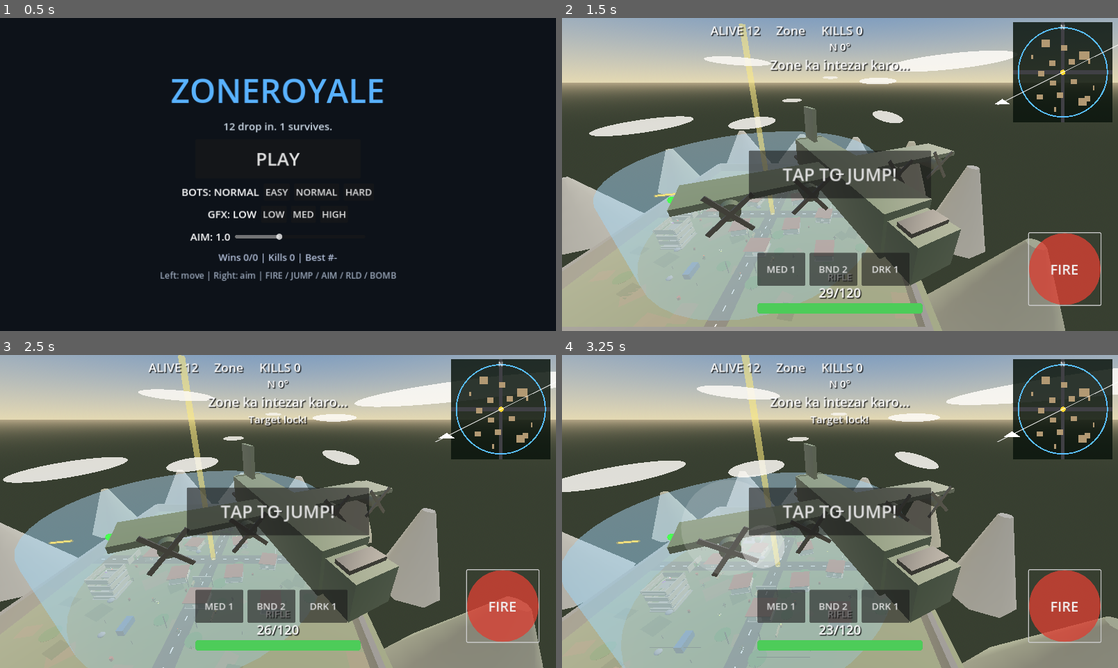
Above: before the commit, frames 1-4 (two rows, left to right).
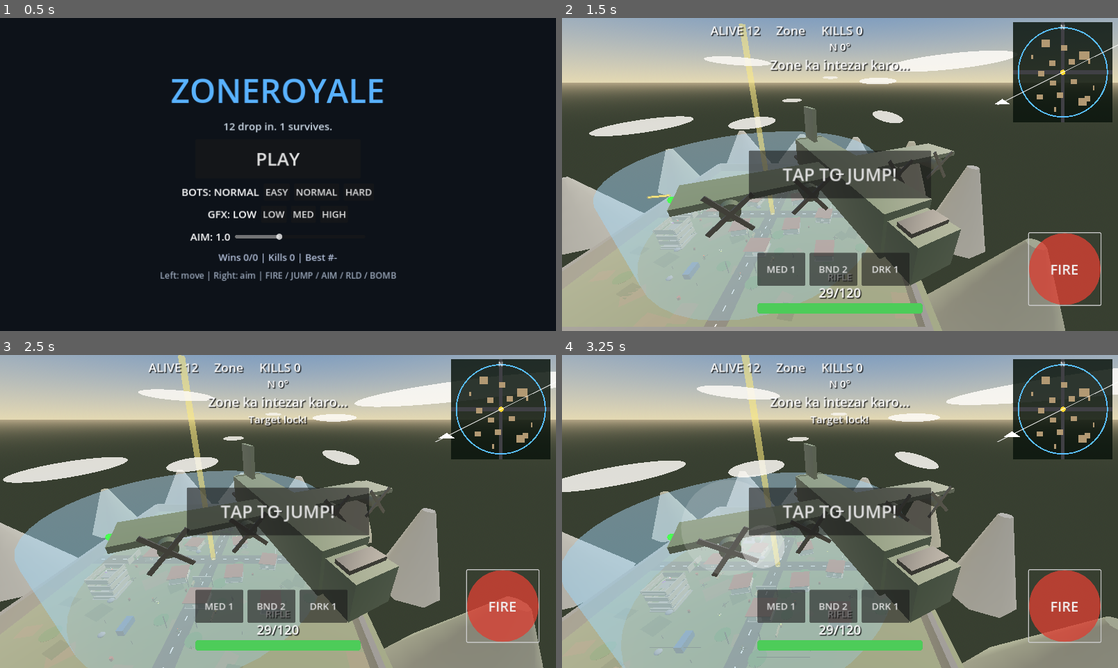
Above: after the commit, the same moments.

Repository: Srizvi786/Zonearina
Game: Godot game, scene res://scenes/main_menu.tscn
Two runs of this game, one before a commit and one after it. Both use one fixed random seed, a clock stepped at 60 frames per second and the inputs below.
Inputs (mouse positions are in pixels of both pictures, inside the frame that each line leads up to):
- Up to frame 1 (0.5 s): no input
- Up to frame 2 (1.5 s): click "PLAY" at 0.5 s; click "FIRE" at 1.25 s
- Up to frame 3 (2.5 s): drag from (500, 408) to (333, 442) at 2.02 s
- Up to frame 4 (3.25 s): drag from (728, 527) to (812, 574) at 2.77 s

Frame 1 is identical in both runs. In frame 2, less than 0.1% of the frame differs, in the area x 15-50%, y 55-83%; in frame 3, less than 0.1%, in the area x 8-51%, y 58-90%; in frame 4, less than 0.1%.

Commit message:
fix: visible gun in hands, stop stuck fire, bot spray/cover balance

Diff:
--- a/scripts/arena.gd
+++ b/scripts/arena.gd
@@ -915,7 +915,7 @@
 	for b in bullet_pool:
 		if not b.active:
 			return b
-	if bullet_pool.size() >= 48:
+	if bullet_pool.size() >= 32:
 		return null
 	var nb = Fighter.BULLET_SCENE.instantiate()
 	add_child(nb)
--- a/scripts/autoload/settings.gd
+++ b/scripts/autoload/settings.gd
@@ -50,10 +50,10 @@
 func bot_mult() -> Dictionary:
 	match difficulty:
 		0:
-			return {"dmg": 0.55, "err": 2.2, "burst": 1.6}
+			return {"dmg": 0.5, "err": 2.6, "burst": 1.8}
 		2:
-			return {"dmg": 1.35, "err": 0.55, "burst": 0.7}
-	return {"dmg": 1.0, "err": 1.0, "burst": 1.0}
+			return {"dmg": 1.2, "err": 0.7, "burst": 0.75}
+	return {"dmg": 0.9, "err": 1.4, "burst": 1.2}
 
 
 func diff_name() -> String:
--- a/scripts/bullet.gd
+++ b/scripts/bullet.gd
@@ -45,7 +45,7 @@
 	dir = d.normalized()
 	damage = dmg
 	shooter = s
-	life = 2.0
+	life = 0.55
 	active = true
 	visible = true
 	if dir.length() > 0.01:
--- a/scripts/fighter.gd
+++ b/scripts/fighter.gd
@@ -11,9 +11,9 @@
 const BULLET_SCENE := preload("res://scenes/bullet.tscn")
 
 const GUNS := {
-	"rifle": {"dmg": 14.0, "interval": 0.14, "mag": 30, "auto": true, "spread": 0.018, "sound": "rifle", "range": 120.0},
-	"smg": {"dmg": 9.0, "interval": 0.085, "mag": 40, "auto": true, "spread": 0.045, "sound": "smg", "range": 70.0},
-	"sniper": {"dmg": 55.0, "interval": 1.15, "mag": 5, "auto": false, "spread": 0.0, "sound": "sniper", "range": 200.0},
+	"rifle": {"dmg": 14.0, "interval": 0.16, "mag": 30, "auto": true, "spread": 0.02, "sound": "rifle", "range": 110.0},
+	"smg": {"dmg": 9.0, "interval": 0.11, "mag": 40, "auto": true, "spread": 0.05, "sound": "smg", "range": 65.0},
+	"sniper": {"dmg": 55.0, "interval": 1.2, "mag": 5, "auto": false, "spread": 0.0, "sound": "sniper", "range": 200.0},
 }
 
 var is_player := false
@@ -239,21 +239,23 @@
 		else:
 			leg_r = hip
 
-	# --- Weapon in hands (visible rifle) ---
+	# --- Weapon held in both hands (visible rifle) ---
 	gun_root = Node3D.new()
-	gun_root.position = Vector3(0.2, 1.22, -0.2)
+	# Aligned with aiming hand pose (hands ~y1.1 z-0.75 when arms forward)
+	gun_root.position = Vector3(0.0, 1.12, -0.55)
+	gun_root.rotation.x = 0.08
+	gun_root.scale = Vector3(1.15, 1.15, 1.15)
 	visual.add_child(gun_root)
-	_build_weapon_mesh(gun_root)
 
 	muzzle = Marker3D.new()
-	muzzle.position = Vector3(0.0, 0.05, -0.95)
+	muzzle.position = Vector3(0.0, 0.05, -1.05)
 	gun_root.add_child(muzzle)
 
 	# Muzzle flash
 	flash_m = MeshInstance3D.new()
 	var fs := SphereMesh.new()
-	fs.radius = 0.18
-	fs.height = 0.35
+	fs.radius = 0.2
+	fs.height = 0.4
 	flash_m.mesh = fs
 	var fm := StandardMaterial3D.new()
 	fm.albedo_color = Color(1, 0.85, 0.35)
@@ -262,9 +264,10 @@
 	fm.emission_energy_multiplier = 6.0
 	fm.shading_mode = BaseMaterial3D.SHADING_MODE_UNSHADED
 	flash_m.material_override = fm
-	flash_m.position = Vector3(0, 0.05, -1.0)
+	flash_m.position = Vector3(0, 0.05, -1.1)
 	flash_m.visible = false
 	gun_root.add_child(flash_m)
+	_build_weapon_mesh(gun_root)
 
 	# Collision capsule (human height ~1.75)
 	col = CollisionShape3D.new()
@@ -289,38 +292,42 @@
 
 
 func _build_weapon_mesh(root: Node3D) -> void:
-	var gun_c := _mat(Color(0.1, 0.1, 0.11), 0.45, 0.55)
-	var metal := _mat(Color(0.2, 0.2, 0.22), 0.3, 0.75)
-	var wood := _mat(Color(0.3, 0.18, 0.1), 0.7)
-	# Clear old
+	# Brighter metals so gun reads clearly on mobile
+	var gun_c := _mat(Color(0.18, 0.18, 0.2), 0.4, 0.5)
+	var metal := _mat(Color(0.45, 0.45, 0.5), 0.3, 0.85)
+	var wood := _mat(Color(0.4, 0.26, 0.14), 0.65)
+	var black := _mat(Color(0.08, 0.08, 0.09), 0.5, 0.4)
+	# Clear old mesh parts only (keep muzzle/flash markers)
 	for c in root.get_children():
 		if c is MeshInstance3D or c is Marker3D:
 			if c != muzzle and c != flash_m:
 				c.queue_free()
 	match gun:
 		"sniper":
-			_box(root, Vector3(0.07, 0.1, 1.3), Vector3(0, 0.05, -0.35), gun_c)
-			_box(root, Vector3(0.06, 0.08, 0.35), Vector3(0, 0.05, 0.35), wood)
-			_cyl(root, 0.025, 0.025, 0.55, Vector3(0, 0.06, -1.0), metal, Vector3(PI / 2, 0, 0))
-			# Scope
-			_cyl(root, 0.04, 0.04, 0.28, Vector3(0, 0.16, -0.15), metal, Vector3(PI / 2, 0, 0))
-			_box(root, Vector3(0.04, 0.08, 0.08), Vector3(0, 0.1, -0.15), metal)
+			_box(root, Vector3(0.09, 0.12, 1.45), Vector3(0, 0.05, -0.4), gun_c)
+			_box(root, Vector3(0.08, 0.1, 0.4), Vector3(0, 0.05, 0.4), wood)
+			_cyl(root, 0.03, 0.03, 0.7, Vector3(0, 0.06, -1.15), metal, Vector3(PI / 2, 0, 0))
+			_cyl(root, 0.05, 0.05, 0.32, Vector3(0, 0.18, -0.15), black, Vector3(PI / 2, 0, 0))
+			_box(root, Vector3(0.05, 0.09, 0.1), Vector3(0, 0.11, -0.15), metal)
 		"smg":
-			_box(root, Vector3(0.08, 0.12, 0.7), Vector3(0, 0.05, -0.2), gun_c)
-			_box(root, Vector3(0.07, 0.1, 0.2), Vector3(0, 0.02, 0.25), gun_c)
-			_cyl(root, 0.02, 0.02, 0.25, Vector3(0, 0.06, -0.55), metal, Vector3(PI / 2, 0, 0))
-			_box(root, Vector3(0.05, 0.14, 0.08), Vector3(0, -0.06, -0.05), metal)
+			_box(root, Vector3(0.1, 0.14, 0.78), Vector3(0, 0.05, -0.22), gun_c)
+			_box(root, Vector3(0.09, 0.12, 0.24), Vector3(0, 0.02, 0.28), black)
+			_cyl(root, 0.025, 0.025, 0.3, Vector3(0, 0.06, -0.62), metal, Vector3(PI / 2, 0, 0))
+			_box(root, Vector3(0.06, 0.16, 0.1), Vector3(0, -0.08, -0.05), metal)
+			_box(root, Vector3(0.05, 0.08, 0.35), Vector3(0, 0.0, 0.35), black)
 		_:
-			# Assault rifle (AK/M4 hybrid)
-			_box(root, Vector3(0.08, 0.11, 0.85), Vector3(0, 0.05, -0.25), gun_c)
-			_box(root, Vector3(0.07, 0.1, 0.28), Vector3(0, 0.04, 0.3), wood)
-			_cyl(root, 0.022, 0.022, 0.4, Vector3(0, 0.06, -0.75), metal, Vector3(PI / 2, 0, 0))
-			# Magazine (curved hint)
-			_box(root, Vector3(0.05, 0.18, 0.08), Vector3(0, -0.08, -0.1), metal)
-			# Front sight
-			_box(root, Vector3(0.03, 0.08, 0.03), Vector3(0, 0.14, -0.55), metal)
-			# Carry handle rear sight
-			_box(root, Vector3(0.04, 0.05, 0.1), Vector3(0, 0.13, 0.05), metal)
+			# Assault rifle - larger + lighter so it's clearly in hands
+			_box(root, Vector3(0.1, 0.13, 1.0), Vector3(0, 0.05, -0.3), gun_c)
+			_box(root, Vector3(0.09, 0.12, 0.34), Vector3(0, 0.04, 0.38), wood)
+			_cyl(root, 0.028, 0.028, 0.5, Vector3(0, 0.06, -0.9), metal, Vector3(PI / 2, 0, 0))
+			# Magazine
+			_box(root, Vector3(0.07, 0.22, 0.1), Vector3(0, -0.1, -0.1), metal)
+			# Front + rear sights
+			_box(root, Vector3(0.04, 0.1, 0.04), Vector3(0, 0.16, -0.65), metal)
+			_box(root, Vector3(0.05, 0.06, 0.12), Vector3(0, 0.15, 0.05), metal)
+			# Handguard ribs
+			for i in 3:
+				_box(root, Vector3(0.11, 0.03, 0.04), Vector3(0, 0.1, -0.45 - i * 0.1), black)
 
 
 func refresh_weapon_visual() -> void:
@@ -414,17 +421,20 @@
 	if speed01 > 0.3 and is_on_floor():
 		walk_phase += delta * (5.5 + speed01 * 6.5)
 		var s := sin(walk_phase) * (0.5 if not aiming else 0.22)
-		arm_l.rotation.x = s * 0.7 - (0.9 if aiming else 0.0)
-		arm_r.rotation.x = -s * 0.3 - (1.1 if aiming else 0.0)
+		arm_l.rotation.x = s * 0.7 - (0.95 if aiming else 0.0)
+		arm_r.rotation.x = -s * 0.3 - (1.15 if aiming else 0.0)
+		if aiming:
+			arm_l.rotation.z = 0.32
+			arm_r.rotation.z = -0.18
 		leg_l.rotation.x = -s
 		leg_r.rotation.x = s
 		visual.position.y = abs(sin(walk_phase)) * 0.04
 	elif aiming:
-		# Arms forward holding weapon
-		arm_l.rotation.x = -1.2
-		arm_l.rotation.z = 0.25
-		arm_r.rotation.x = -1.35
-		arm_r.rotation.z = -0.15
+		# Arms forward holding weapon (matches gun_root at z-0.55)
+		arm_l.rotation.x = -1.05
+		arm_l.rotation.z = 0.35
+		arm_r.rotation.x = -1.25
+		arm_r.rotation.z = -0.2
 		leg_l.rotation.x = lerpf(leg_l.rotation.x, 0.0, delta * 8.0)
 		leg_r.rotation.x = lerpf(leg_r.rotation.x, 0.0, delta * 8.0)
 	else:
@@ -458,13 +468,13 @@
 		try_jump()
 	if Input.is_action_just_pressed("reload"):
 		start_reload()
-	# Mouse / keyboard fire - always sync
-	if Input.is_action_pressed("fire") or Input.is_mouse_button_pressed(MOUSE_BUTTON_LEFT):
+	# Only keyboard fire action + explicit touch flag.
+	# Do NOT use raw MOUSE_BUTTON_LEFT — emulate_mouse_from_touch makes
+	# any screen tap look like left-click and fire gets stuck.
+	if Input.is_action_pressed("fire") and not _touch_fire_held:
 		fire_held = true
-	elif fire_held and not _touch_fire_held:
-		# Only release if not held by touch button
-		if not Input.is_action_pressed("fire"):
-			fire_held = false
+	elif not Input.is_action_pressed("fire") and not _touch_fire_held:
+		fire_held = false
 
 
 var _touch_fire_held := false
@@ -472,12 +482,12 @@
 
 func set_touch_fire(v: bool) -> void:
 	_touch_fire_held = v
-	fire_held = v or Input.is_action_pressed("fire") or Input.is_mouse_button_pressed(MOUSE_BUTTON_LEFT)
+	fire_held = v or Input.is_action_pressed("fire")
 
 
 func release_trigger() -> void:
 	_touch_fire_held = false
-	fire_held = Input.is_action_pressed("fire") or Input.is_mouse_button_pressed(MOUSE_BUTTON_LEFT)
+	fire_held = Input.is_action_pressed("fire")
 
 
 func try_jump() -> void:
@@ -778,13 +788,13 @@
 	if target != null and live:
 		var to: Vector3 = target.global_position - global_position
 		var dist := to.length()
-		var engage_r := 38.0
+		var engage_r := 30.0
 		if personality == 1:
-			engage_r = 28.0
+			engage_r = 22.0
 		if dist < engage_r and _has_los(target):
 			_engage(target)
 			return
-		elif personality == 0 and dist < 55.0:
+		elif personality == 0 and dist < 50.0:
 			_go_to(Vector2(target.global_position.x, target.global_position.z))
 			fire_held = false
 			return
@@ -834,13 +844,17 @@
 	var side := sin(Time.get_ticks_msec() / 650.0 + float(get_instance_id() % 10)) * strafe_sign
 	move_input = Vector2(side, fwd_amount)
 	var has_ammo := ammo_mag > 0 or ammo_reserve > 0
-	fire_held = dist < 32.0 and burst_cd <= 0.0 and has_ammo
+	# Short spray then pause (burst_cd) so player can hide
+	var can_spray := dist < 26.0 and burst_cd <= 0.0 and has_ammo and reloading <= 0.0
+	fire_held = can_spray
 	if not has_ammo:
 		if ammo_reserve > 0 and reloading <= 0.0:
 			start_reload()
 		move_input = Vector2(0, -1)
-	if randf() < 0.06:
-		burst_cd = randf_range(0.4, 1.1) * float(bm["burst"])
+		fire_held = false
+	# Start a burst pause more often so bots don't laser forever
+	if burst_cd <= 0.0 and randf() < 0.35:
+		burst_cd = randf_range(0.7, 1.6) * float(bm["burst"])
 		if randf() < 0.35:
 			strafe_sign = -strafe_sign
 	if Settings.difficulty == 2 and nade_cd <= 0.0 and grenades > 0 and dist < 26.0 and dist > 8.0:
